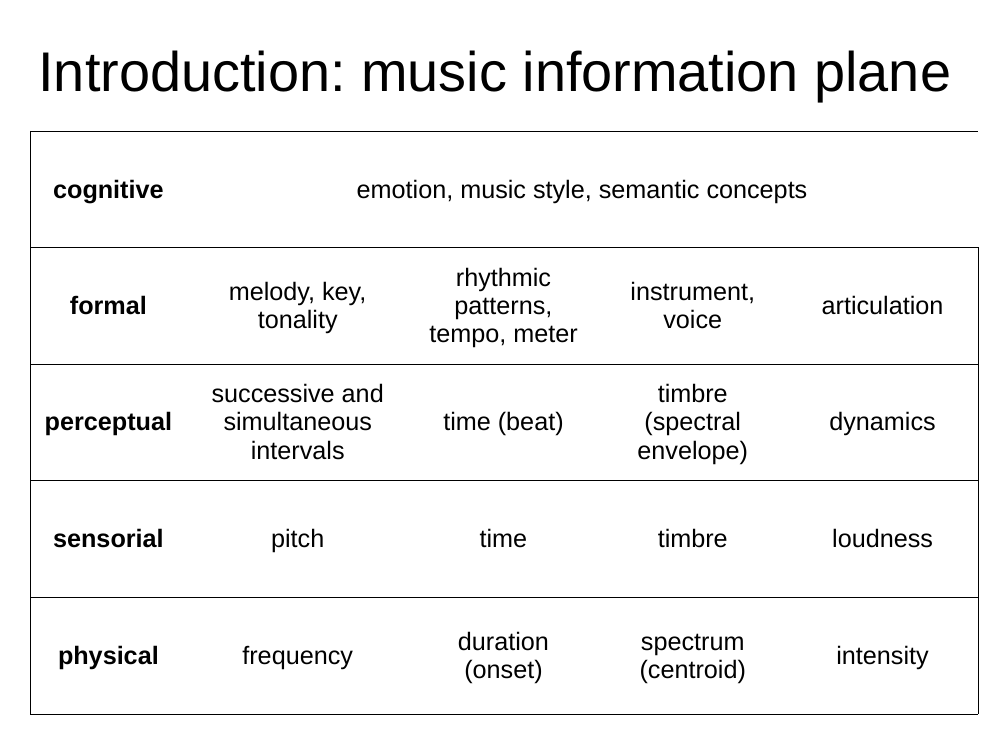
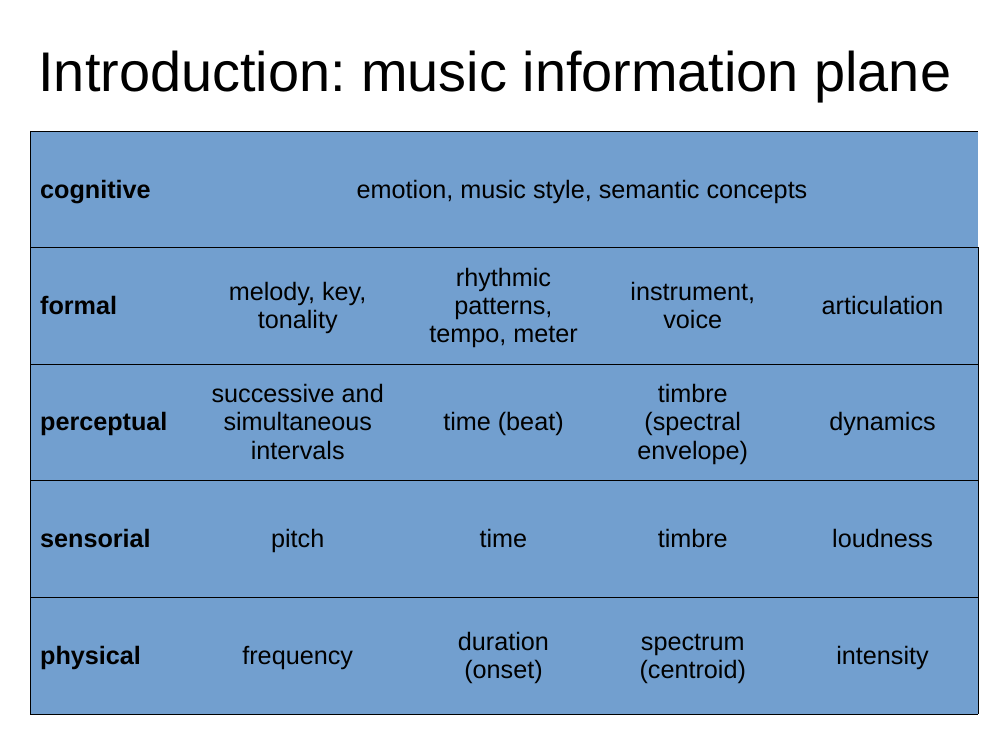
Before and after one commit to MTG/sms-tools, a slide deck: slide 3 of lectures/09-Sound-description/9T2-Sound-music-description.odp. Drawn at 1008x756 pixels with LibreOffice and Linux fonts; fonts in the diff are those of the drawing. Boxes give left, top, right and bottom in pixels: in the first picture for what was removed or moved away, otherwise in the second. Text is boxed around its words. In the diff, an @@ line names an element or a change of style, - is before the commit and + after.

Commit message:
small changes to lecture slides
changes to lecture 7, 8 and 9

```diff
--- a/lectures/09-Sound-description/9T2-Sound-music-description.odp
+++ b/lectures/09-Sound-description/9T2-Sound-music-description.odp
@@ table at (30, 131, 978, 714) @@
@@ fill #FFFFFF to #729FCF in 22 cells @@
@@ alignment centre to left @@
```
Also in this commit, not shown: 1 other slide changed, 4 other files.
